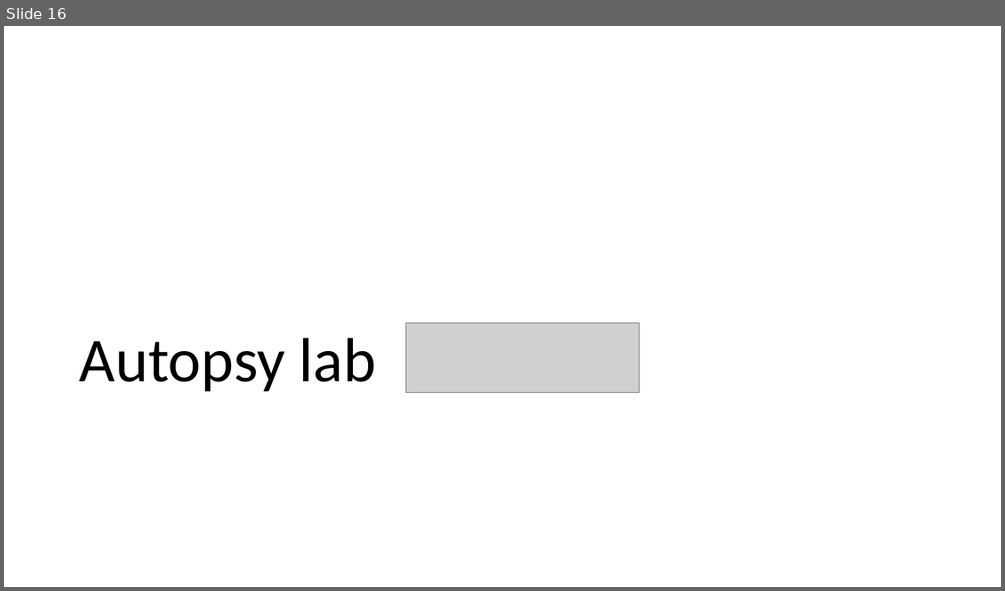
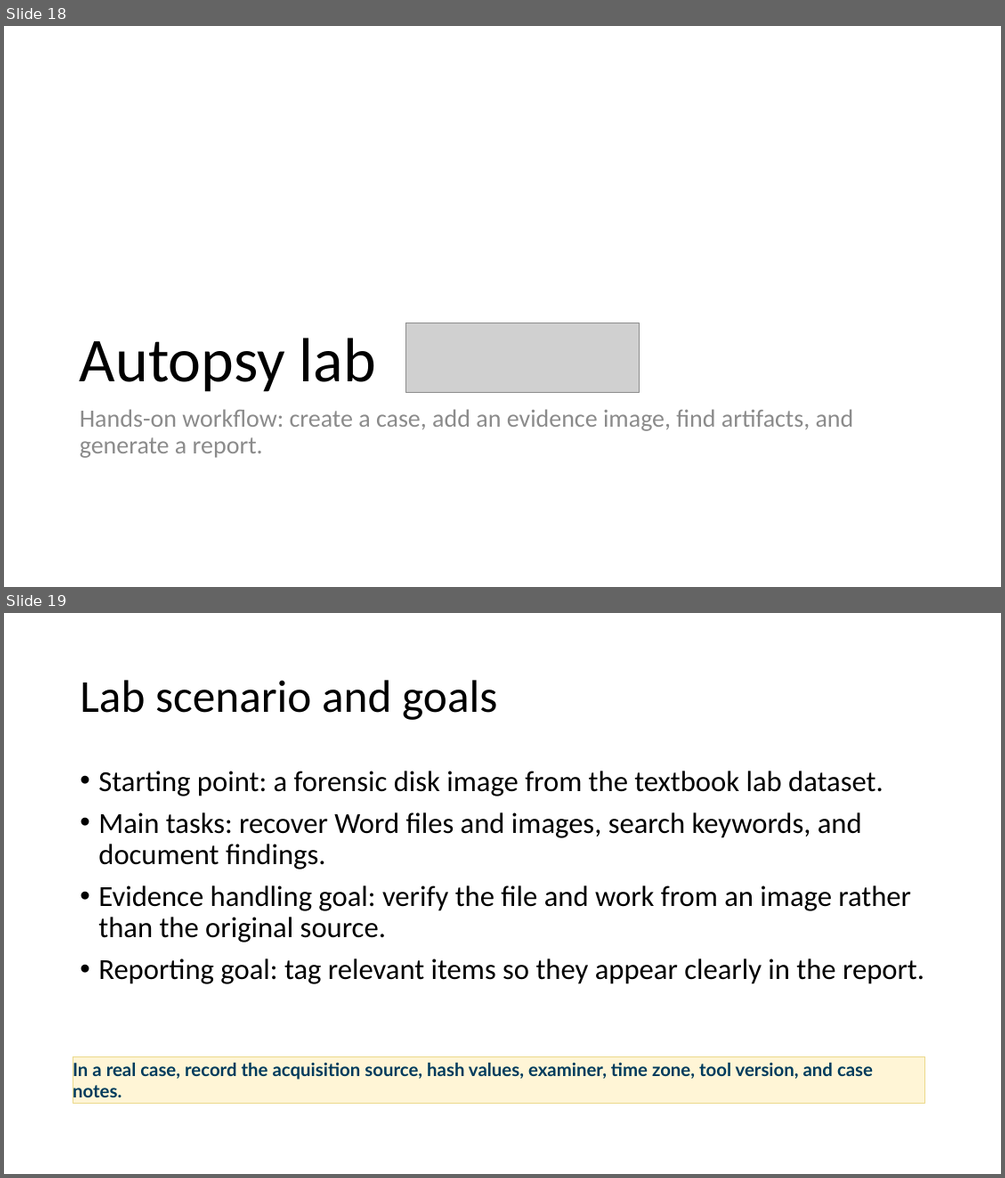
Before and after one commit to frankwxu/Digital-Forensics-Basic-Book, a slide deck: PPTs/Ch1_Introduction_to_Digital_Forensics.pptx. Shown one above the other, each under a label of ours: slide 16 before the commit, slides 18 and 19 after it. The pictures are 1005x591 and 1005x1178 pixels, drawn with LibreOffice and Linux fonts; fonts in the diff are those of the drawing; grey boxes stand for pictures; background and template pictures are left out. Boxes give left, top, right and bottom in pixels: in the first picture for what was removed or moved away, otherwise in the second. Text is boxed around its words. In the diff, an @@ line names an element or a change of style, - is before the commit and + after.

Commit message:
update Ch1 Introduction to Digital Forensics presentation

```diff
--- a/PPTs/Ch1_Introduction_to_Digital_Forensics.pptx
+++ b/PPTs/Ch1_Introduction_to_Digital_Forensics.pptx
@@ slide 19 added at box(4, 613, 1001, 1174), background #FFFFFF @@
@@ title added at box(80, 680, 497, 720), 44 pt, text #000000 @@
+Lab scenario and goals
@@ text added at box(98, 771, 924, 984), 28 pt, text #000000 @@
+• Starting point: a forensic disk image from the textbook lab dataset.
+• Main tasks: recover Word files and images, search keywords, and document findings.
+• Evidence handling goal: verify the file and work from an image rather than the original source.
+• Reporting goal: tag relevant items so they appear clearly in the report.
@@ rectangle added at box(73, 1056, 925, 1103), fill #FFF5D6, outline #EBD98B 0.7 pt, 17.5 pt, text #003B5C, bold @@
+In a real case, record the acquisition source, hash values, examiner, time zone, tool version, and case notes.
@@ what was slide 16 is now slide 18 @@
@@ slide 18 changed as well @@
@@ text added at box(80, 409, 854, 458), 24 pt, text #8C8C8C @@
+Hands-on workflow: create a case, add an evidence image, find artifacts, and generate a report.
```
Also in this commit, not shown: 21 other slides changed, 13 other slides added, 11 slides removed.
